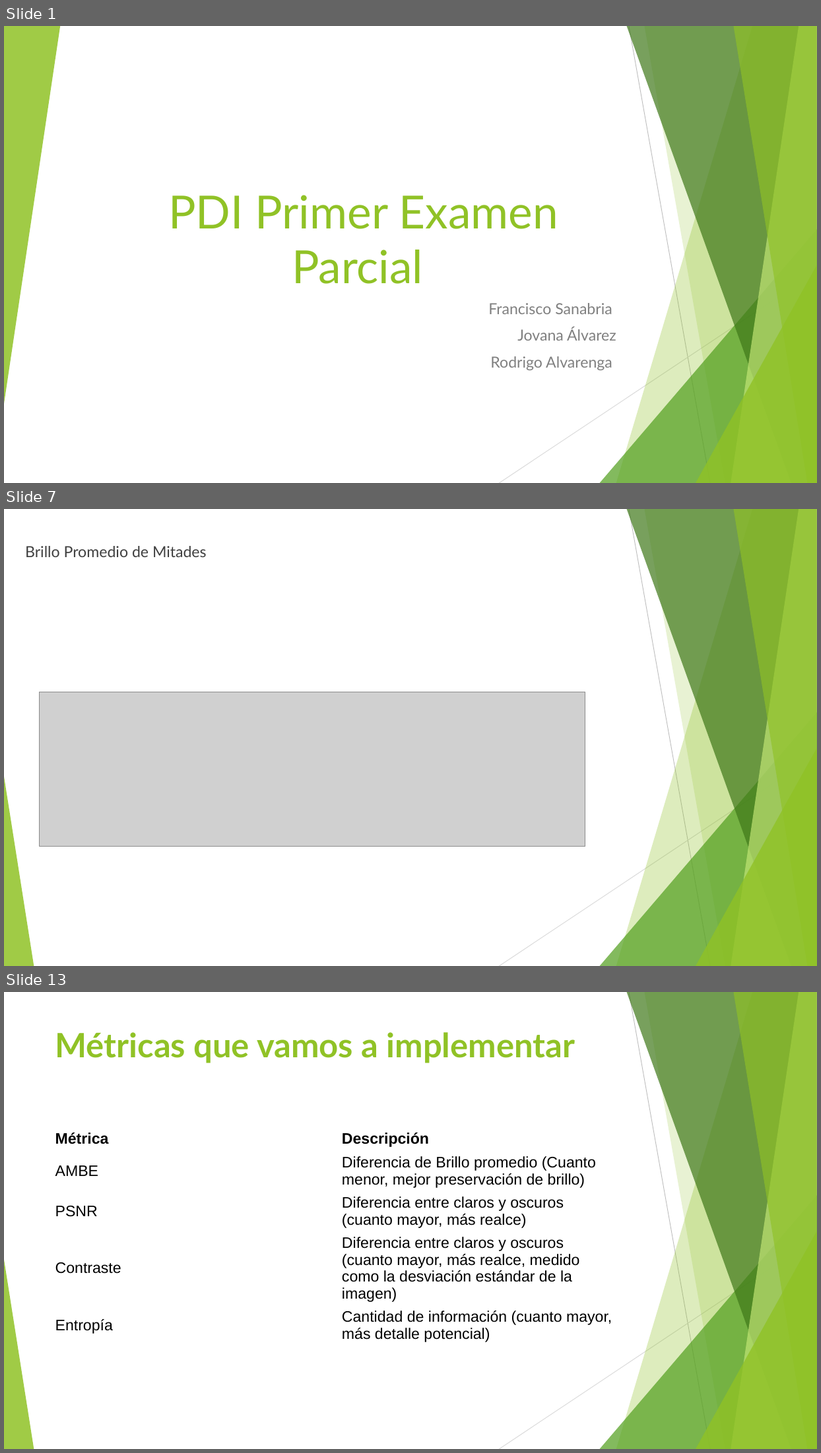
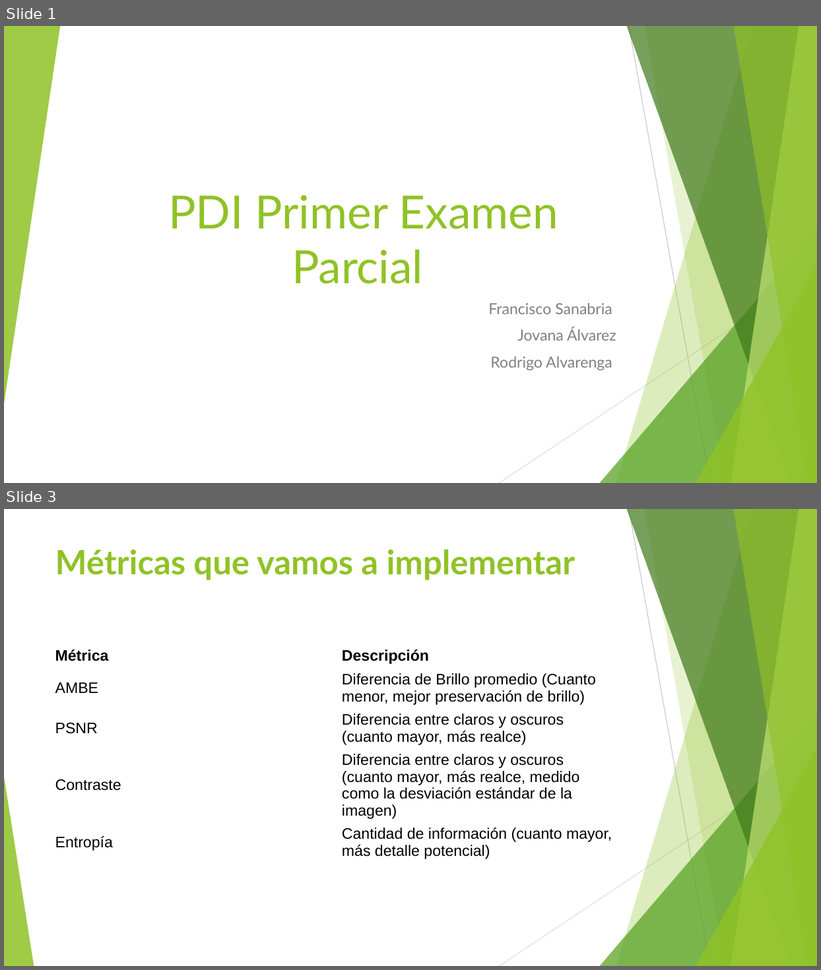
Before and after one commit to Gaussdrigo/pdi2025, a slide deck: Presentacion.pptx. Shown one above the other, each under a label of ours: slides 1, 7 and 13 before the commit, slides 1 and 3 after it; the slides between them are not shown. The pictures are 821x1453 and 821x970 pixels, drawn with LibreOffice and Linux fonts; fonts in the diff are those of the drawing; grey boxes stand for pictures. Boxes give left, top, right and bottom in pixels: in the first picture for what was removed or moved away, otherwise in the second. Text is boxed around its words. In the diff, an @@ line names an element or a change of style, - is before the commit and + after.

```diff
--- a/Presentacion.pptx
+++ b/Presentacion.pptx
@@ slide 7 removed at box(4, 509, 817, 966), background #FFFFFF; not listed: 10 template elements that a slide beside it also shows @@
@@ text removed at box(25, 546, 207, 557) @@
-Brillo Promedio de Mitades
@@ picture removed at box(40, 692, 585, 847) @@
@@ what was slide 13 is now slide 3 @@
```
Also in this commit, not shown: 3 slides changed, 6 slides added, 7 other slides removed.
